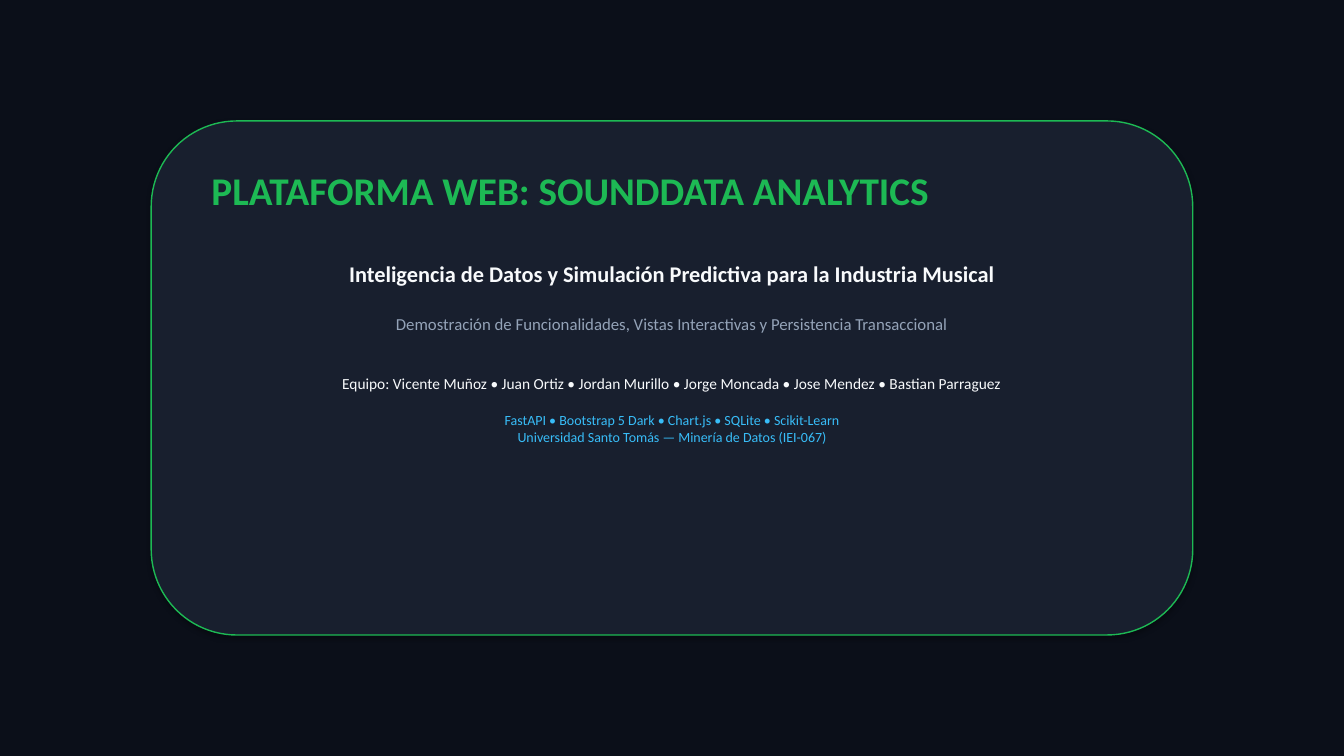
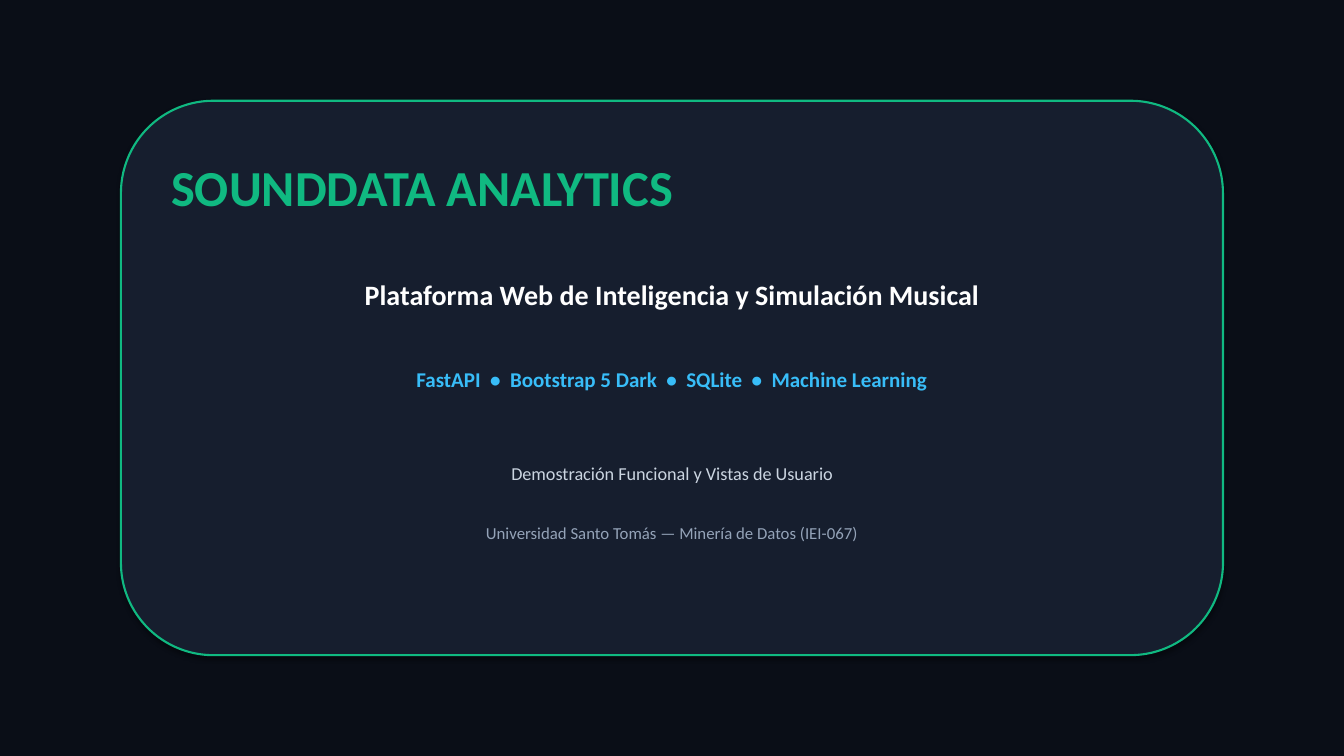
Before and after one commit to mkinaa/MineriaDatos, a slide deck: slide 1 of docs/PRESENTACION_APLICACION_WEB.pptx. Drawn at 1344x756 pixels with LibreOffice and Linux fonts; fonts in the diff are those of the drawing. Boxes give left, top, right and bottom in pixels: in the first picture for what was removed or moved away, otherwise in the second. Text is boxed around its words. In the diff, an @@ line names an element or a change of style, - is before the commit and + after.

Commit message:
style: rediseño visual de presentaciones pptx con letras grandes y sintesis ejecutiva

```diff
--- a/docs/PRESENTACION_APLICACION_WEB.pptx
+++ b/docs/PRESENTACION_APLICACION_WEB.pptx
@@ rectangle at (0, 0, 1344, 756): fill #0B0F19 to #0A0E17 @@
@@ rounded rectangle: place and size @@
-rounded rectangle at (151, 121, 1193, 635)
+rounded rectangle at (121, 101, 1223, 655)
@@ rounded rectangle at (121, 101, 1223, 655): fill #181F2E to #161E2E; outline #1DB954 1 pt to #10B981 1.5 pt @@
@@ text at (171, 173, 979, 541): text changed; size 10 to 20 pt; text colour #F8FAFC to #FFFFFF; bold on @@
-PLATAFORMA WEB: SOUNDDATA ANALYTICS
-Inteligencia de Datos y Simulación Predictiva para la Industria Musical
-Demostración de Funcionalidades, Vistas Interactivas y Persistencia Transaccional
-Equipo: Vicente Muñoz • Juan Ortiz • Jordan Murillo • Jorge Moncada • Jose Mendez • Bastian Parraguez
-FastAPI • Bootstrap 5 Dark • Chart.js • SQLite • Scikit-Learn
-Universidad Santo Tomás — Minería de Datos (IEI-067)
+SOUNDDATA ANALYTICS
+Plataforma Web de Inteligencia y Simulación Musical
+FastAPI • Bootstrap 5 Dark • SQLite • Machine Learning
+Demostración Funcional y Vistas de Usuario
+Universidad Santo Tomás — Minería de Datos (IEI-067)
```
Also in this commit, not shown: 5 other slides changed, 1 slide added, 1 slide removed, 2 other files.
